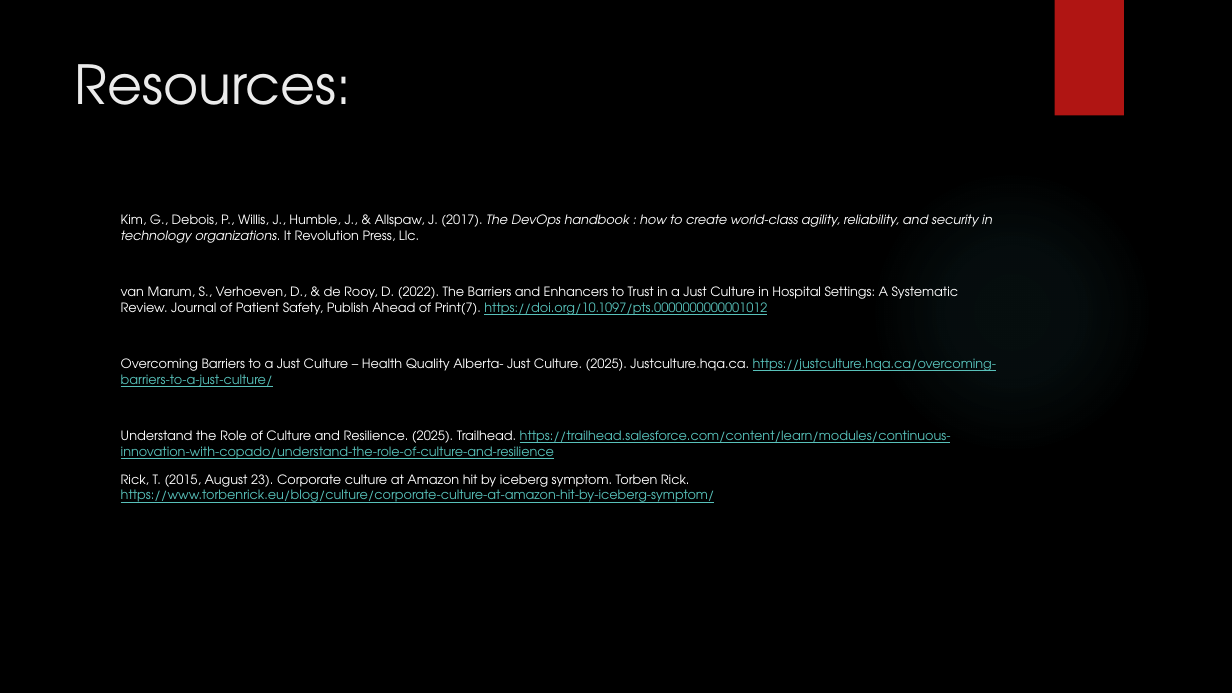
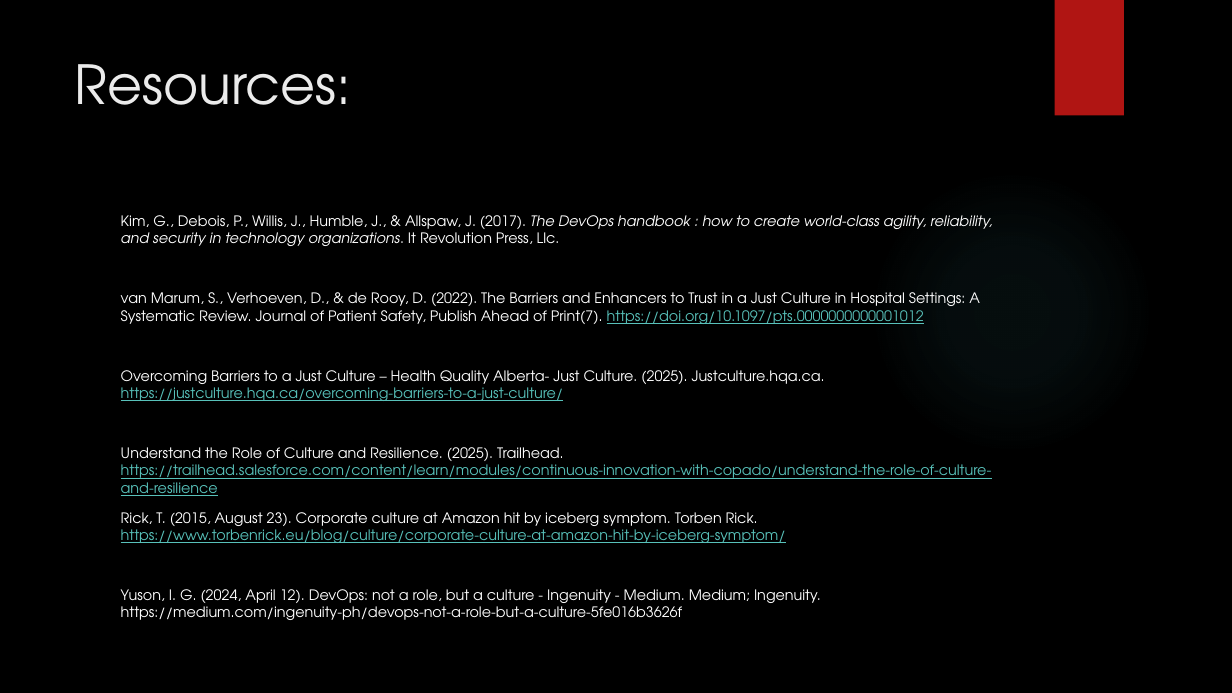
Before and after one commit to D-Faison/csd-380, a slide deck: slide 9 of module-9/Faison_M9_EstablishLearningCulture.pptx. Drawn at 1232x693 pixels with LibreOffice and Linux fonts; fonts in the diff are those of the drawing; background and template pictures are left out. Boxes give left, top, right and bottom in pixels: in the first picture for what was removed or moved away, otherwise in the second. Text is boxed around its words. In the diff, an @@ line names an element or a change of style, - is before the commit and + after.

```diff
--- a/module-9/Faison_M9_EstablishLearningCulture.pptx
+++ b/module-9/Faison_M9_EstablishLearningCulture.pptx
@@ text at <box>121,215,992,620</box>: paragraphs removed @@
-‌
-‌
@@ text at <box>121,215,992,543</box>: size 10 to 11.2 pt in "Kim, G., Debois, P., Willis, J., Humble, ...", "‌van Marum, S., Verhoeven, D., & de ...", "‌Overcoming Barriers to a Just Culture – ...", "Understand the Role of Culture and Resilience. ..." and 2 more places @@
@@ text at <box>121,589,821,620</box>: paragraph added @@
+Yuson, I. G. (2024, April 12). DevOps: not a role, but a culture - Ingenuity - Medium. Medium; Ingenuity. https://medium.com/ingenuity-ph/devops-not-a-role-but-a-culture-5fe016b3626f
```
Also in this commit, not shown: 3 other slides changed.
